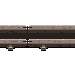
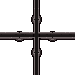
Comparing the layer stacks of the two 75 x 75 images. Changes:
moved "Calque 5" into group "old copie" over (0, 25, 75, 51)
added group "old" with 7 layers above "I02" over (0, 0, 75, 75)
added layer "Calque 5 copie 7" in group "old" over (0, 0, 75, 75)
